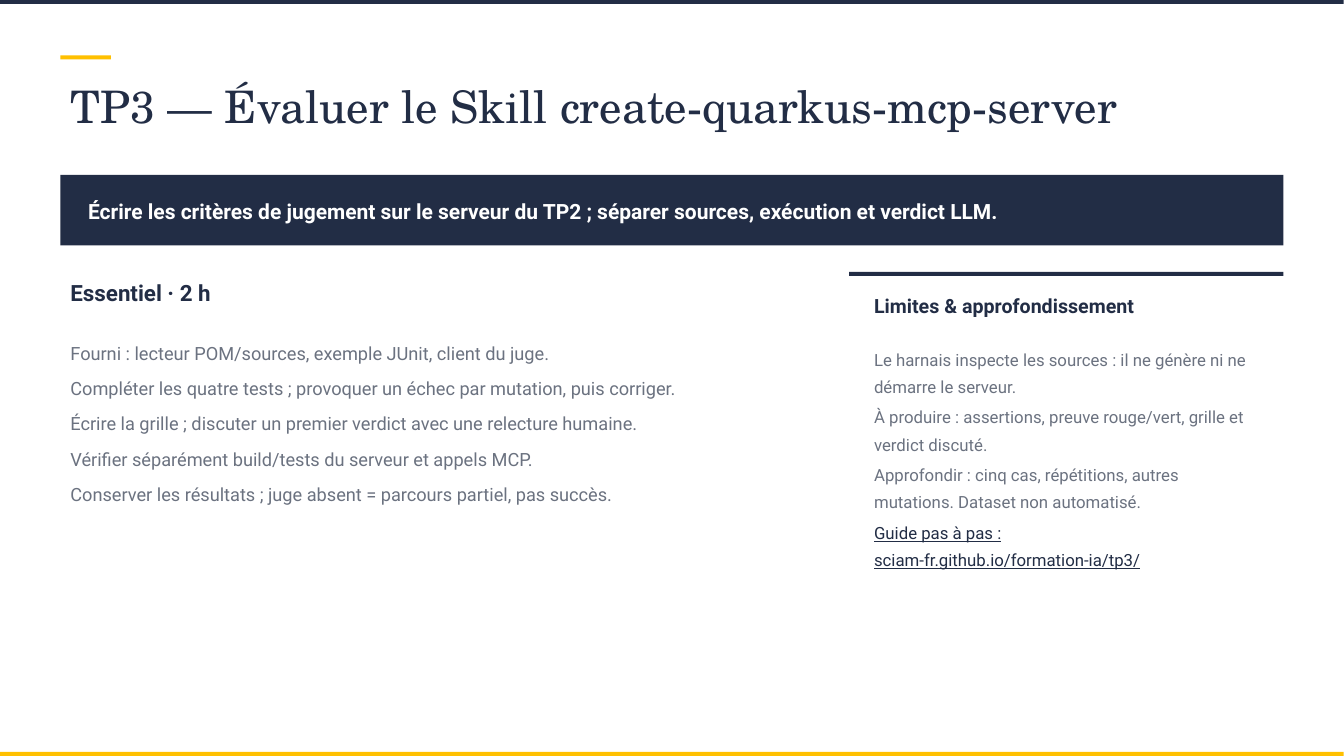
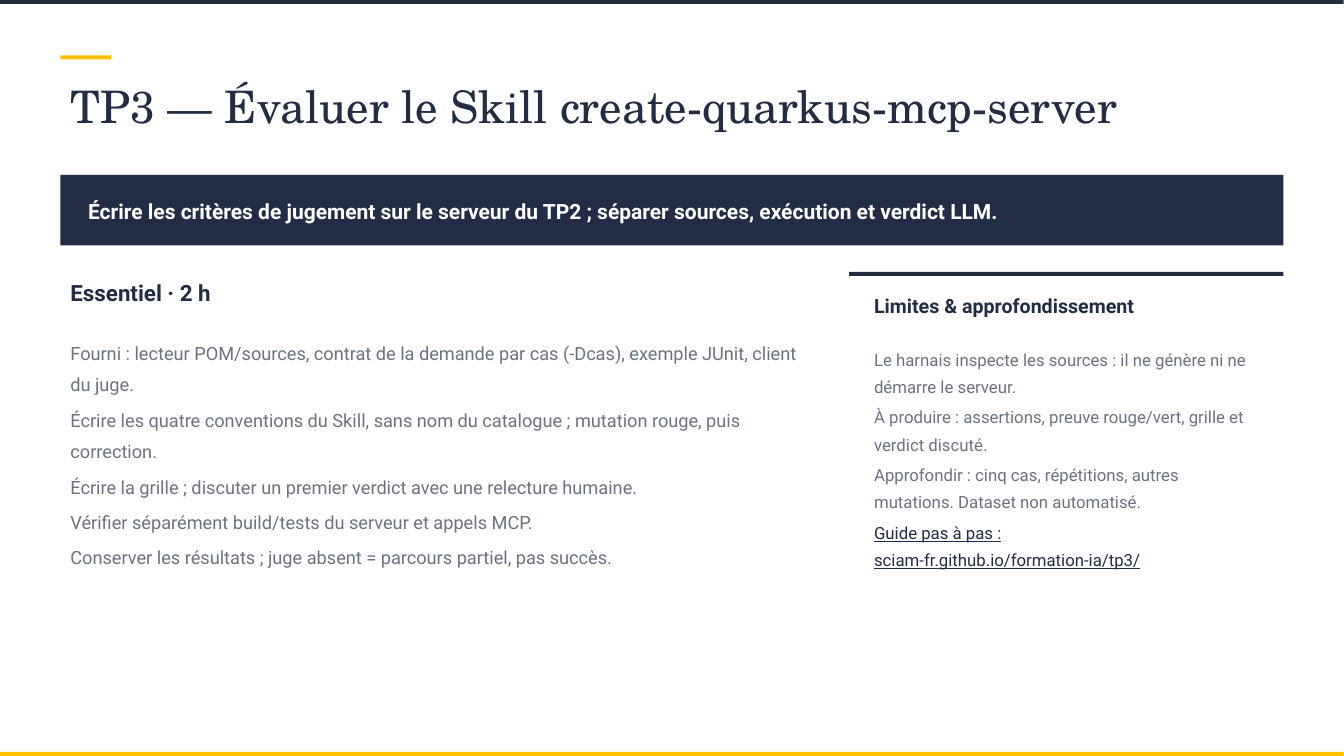
Before and after one commit to SCIAM-FR/formation-ia, a slide deck: slide 61 of slides/Support_formation_SCIAM.pptx (slide 58 before the commit). Drawn at 1344x756 pixels with LibreOffice and Linux fonts; fonts in the diff are those of the drawing; background and template pictures are left out. Boxes give left, top, right and bottom in pixels: in the first picture for what was removed or moved away, otherwise in the second. Text is boxed around its words. In the diff, an @@ line names an element or a change of style, - is before the commit and + after.

```diff
--- a/slides/Support_formation_SCIAM.pptx
+++ b/slides/Support_formation_SCIAM.pptx
@@ text at box(70, 345, 796, 458): text changed @@
-Fourni : lecteur POM/sources, exemple JUnit, client du juge.
-Compléter les quatre tests ; provoquer un échec par mutation, puis corriger.
+Fourni : lecteur POM/sources, contrat de la demande par cas (-Dcas), exemple JUnit, client du juge.
+Écrire les quatre conventions du Skill, sans nom du catalogue ; mutation rouge, puis correction.
```
Also in this commit, not shown: 10 other slides changed, 6 slides added, 4 slides removed, 18 other files.
